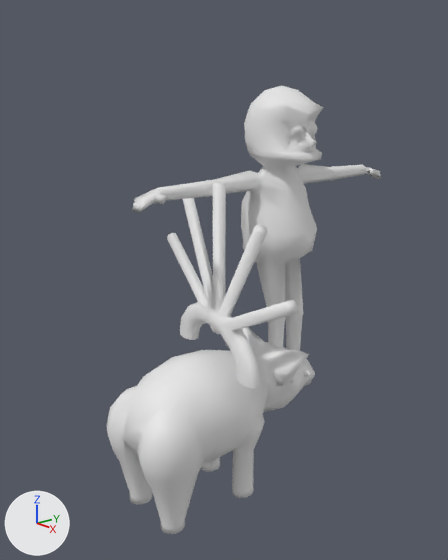
An edit to the Blender file Assets/Models/src/enemy-porki.blend, drawn before and after from the same camera.
Both versions are drawn from a 50 mm lens placed at (7.83, -7.61, 7.5), pointed at (-0.11, -1.1, 4.35). Arrows for +X, +Y and +Z are at lower left; the lights stay in place. Materials are left out; every surface is plain grey.

Objects in the first picture: 'enemy-cavernicola', 'enemy-porki', 'enemy-porkiThrone'.
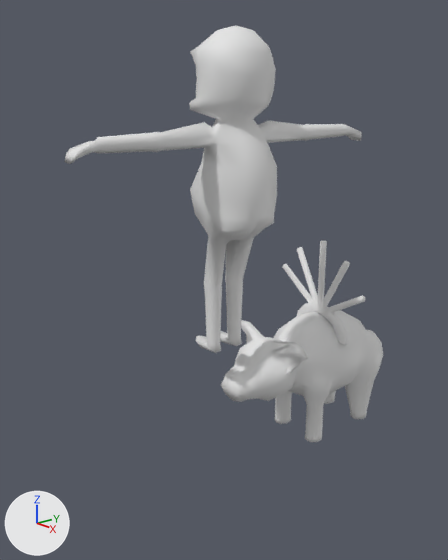
Where the newer file only moved an object's origin or applied its transform, the numbers keep the older frame.

What the commit changed:
me_cylinder_007 is used by ob_enemy_porkithrone; location (-0.12, 0.71, -1.84); scale (0.912, 0.912, 0.912).
me_cylinder_007 had 278 vertices, 176 faces and spanned x -1.93..2.76, y -3.02..-1.76, z 5.38..8.69.
me_cylinder_007 now has 761 vertices, 629 faces and spans x -1.38..1.25, y -1.08..2.68, z 0.83..4.69.
me_cylinder_007 part 1: 761 vertices added at x -1.38..1.25, y -1.08..2.68, z 0.83..4.69.
me_cylinder_007 part 2: 278 vertices removed from x -1.93..2.76, y -3.02..-1.76, z 5.38..8.69.
me_sphere has 485 vertices, 495 faces and spans x -1.04..1.23, y -4.43..4.22, z 3.98..11.77.
me_sphere is used by ob_enemy_cavernicola; location (-0.02, 0.1, -0.26); scale (0.665, 0.665, 0.665).
me_sphere part 3: the whole mesh is turned -180 degrees about the z axis through its middle, then moved by (0.3, -1.84, 1.26).
Object 'enemy-porki' (ob_enemy_porki) is deleted.
Object 'enemy-porkiThrone' (ob_enemy_porkithrone) is rescaled from (0.912, 0.912, 0.912) to (1.0, 1.0, 1.0).
Object 'enemy-porkiThrone' (ob_enemy_porkithrone) moves from (-0.12, 0.71, -1.84) to (0.0, 0.0, 0.0).

What differs and where, as boxes (x1, y1, x2, y2) in the pictures (448 x 560 px):
'enemy-cavernicola', mesh turned
    before: (132, 86, 381, 377)
    after: (64, 25, 362, 353)
'enemy-porkiThrone', reshaped, moved, rescaled (23% wider)
    before: (167, 182, 298, 389)
    after: (221, 241, 383, 442)
'enemy-porki', deleted
    before: (106, 327, 315, 534)
part 1 of me_cylinder_007, added
    after: (221, 241, 383, 442)
part 2 of me_cylinder_007, deleted
    before: (167, 182, 298, 389)
